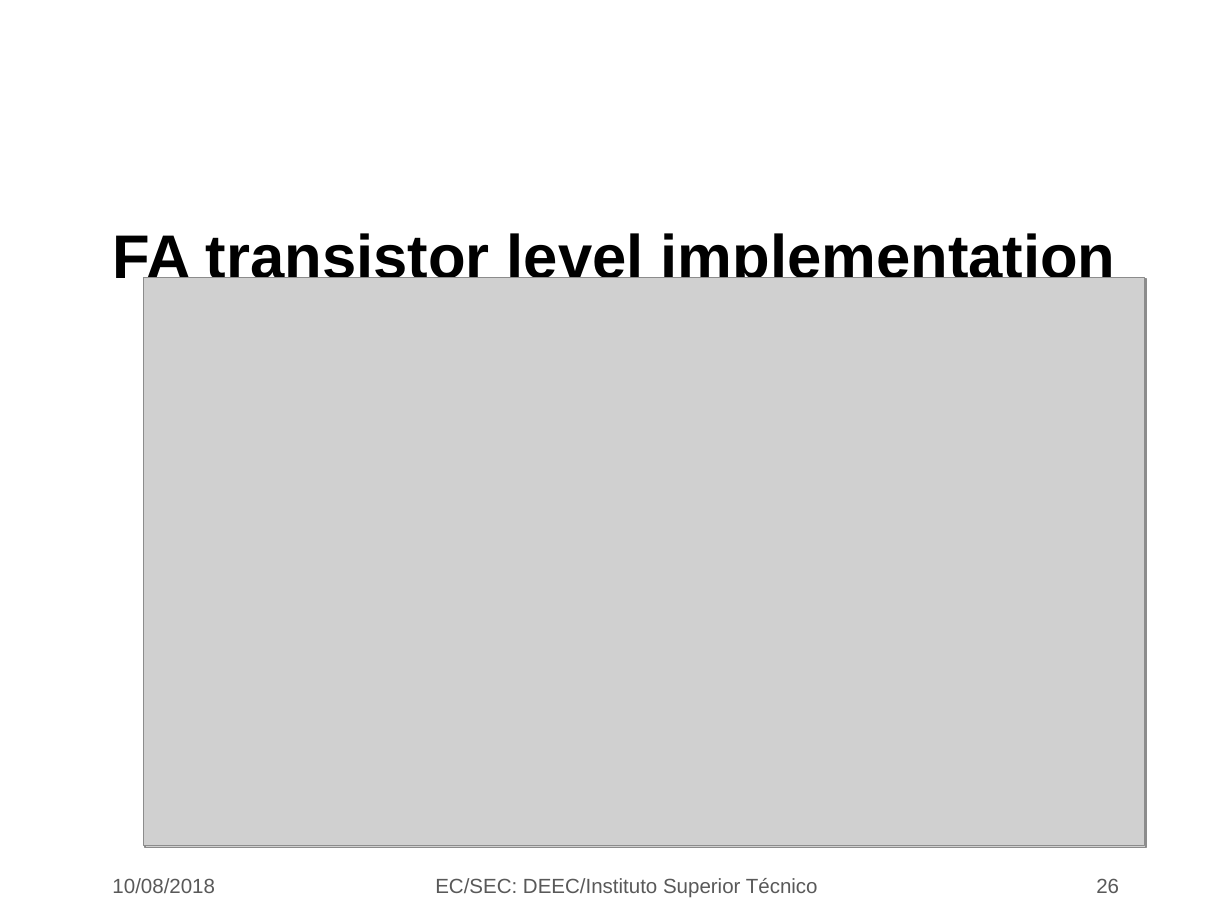
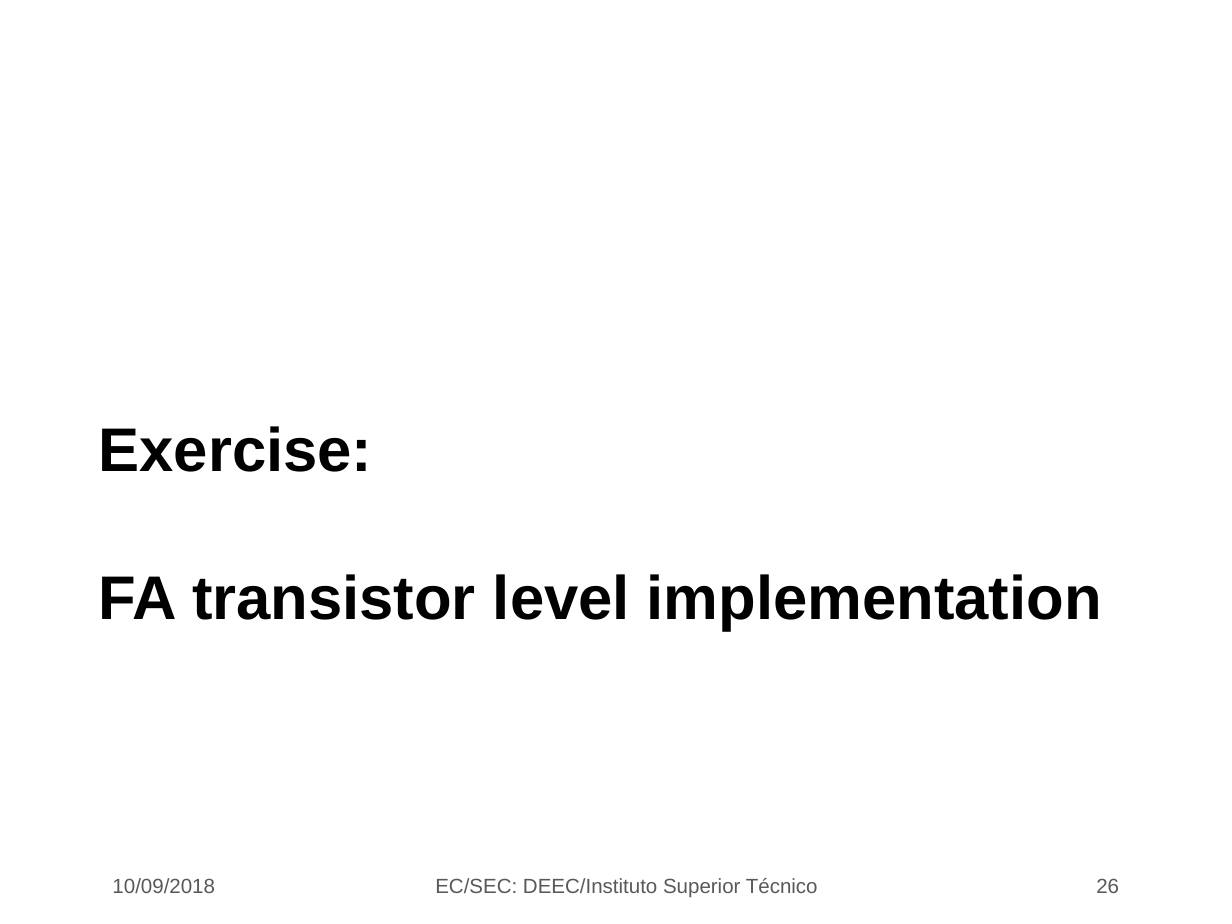
Before and after one commit to jjts/ist-sec, a slide deck: slide 26 of lectures/l7_adders/l7.odp. Drawn at 1232x924 pixels with LibreOffice and Linux fonts; fonts in the diff are those of the drawing; grey boxes stand for pictures; background and template pictures are left out. Boxes give left, top, right and bottom in pixels: in the first picture for what was removed or moved away, otherwise in the second. Text is boxed around its words. In the diff, an @@ line names an element or a change of style, - is before the commit and + after.

```diff
--- a/lectures/l7_adders/l7.odp
+++ b/lectures/l7_adders/l7.odp
@@ picture removed at box(144, 277, 1146, 845) @@
@@ picture removed at box(145, 278, 1147, 848) @@
@@ title at box(99, 426, 1102, 630): text changed @@
-FA transistor level implementation
+Exercise:
+FA transistor level implementation
@@ text at box(112, 878, 215, 893): text changed @@
-10/08/2018
+10/09/2018
```
Also in this commit, not shown: 32 other slides changed, 1 slide removed, 3 other files.
